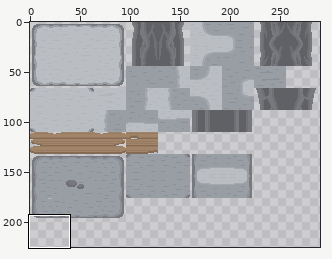
Sprite sheet: background/images/bg_rughai_out_tileset_s.png. Above, an overview of the earlier version with the close-up marked.
Close-up. Old version:
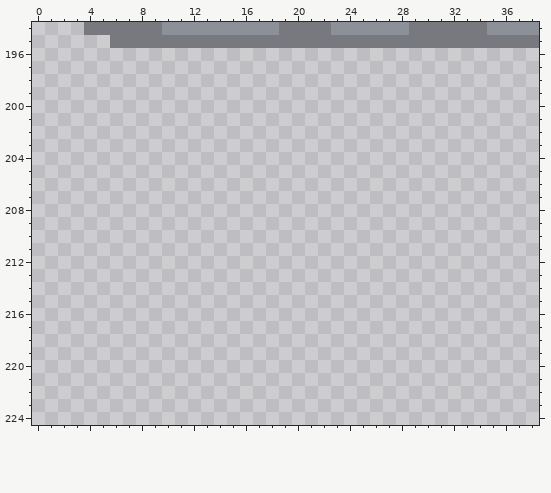
The file is 320x320 pixels. Shown: x 0..38, y 194..224. The wide view leaves out empty margins.
The result:
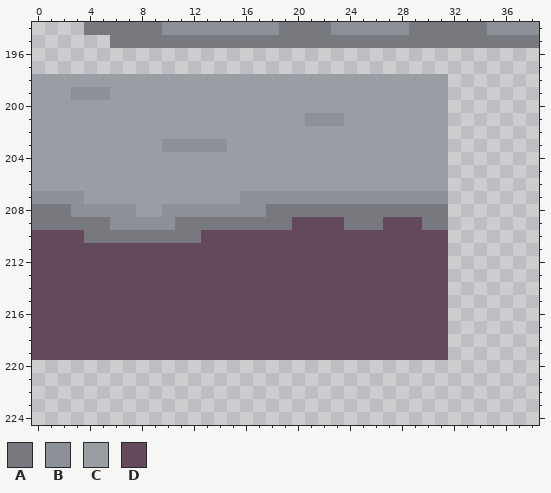
Palette (. is transparent): A #77797e  B #8c9199  C #999da4  D #63495c
From the commit log: Started transition tileset Rughai-Shieva
The exact change:
@@ x 0..38 @@
 197 .......................................
-198 .......................................
-199 .......................................
-200 .......................................
-201 .......................................
-202 .......................................
-203 .......................................
-204 .......................................
-205 .......................................
-206 .......................................
-207 .......................................
-208 .......................................
-209 .......................................
-210 .......................................
-211 .......................................
-212 .......................................
-213 .......................................
-214 .......................................
-215 .......................................
-216 .......................................
-217 .......................................
-218 .......................................
-219 .......................................
+198 CCCCCCCCCCCCCCCCCCCCCCCCCCCCCCCC.......
+199 CCCBBBCCCCCCCCCCCCCCCCCCCCCCCCCC.......
+200 CCCCCCCCCCCCCCCCCCCCCCCCCCCCCCCC.......
+201 CCCCCCCCCCCCCCCCCCCCCBBBCCCCCCCC.......
+202 CCCCCCCCCCCCCCCCCCCCCCCCCCCCCCCC.......
+203 CCCCCCCCCCBBBBBCCCCCCCCCCCCCCCCC.......
+204 CCCCCCCCCCCCCCCCCCCCCCCCCCCCCCCC.......
+205 CCCCCCCCCCCCCCCCCCCCCCCCCCCCCCCC.......
+206 CCCCCCCCCCCCCCCCCCCCCCCCCCCCCCCC.......
+207 BBBBCCCCCCCCCCCCBBBBBBBBBBBBBBBB.......
+208 AAABBBBBCCBBBBBBBBAAAAAAAAAAAAAA.......
+209 AAAAAABBBBBAAAAAAAAADDDDAAADDDAA.......
+210 DDDDAAAAAAAAADDDDDDDDDDDDDDDDDDD.......
+211 DDDDDDDDDDDDDDDDDDDDDDDDDDDDDDDD.......
+212 DDDDDDDDDDDDDDDDDDDDDDDDDDDDDDDD.......
+213 DDDDDDDDDDDDDDDDDDDDDDDDDDDDDDDD.......
+214 DDDDDDDDDDDDDDDDDDDDDDDDDDDDDDDD.......
+215 DDDDDDDDDDDDDDDDDDDDDDDDDDDDDDDD.......
+216 DDDDDDDDDDDDDDDDDDDDDDDDDDDDDDDD.......
+217 DDDDDDDDDDDDDDDDDDDDDDDDDDDDDDDD.......
+218 DDDDDDDDDDDDDDDDDDDDDDDDDDDDDDDD.......
+219 DDDDDDDDDDDDDDDDDDDDDDDDDDDDDDDD.......
 220 .......................................
Boxes around the changes in both close-ups, in picture pixels (x1, y1, x2, y2):
added: (32, 74, 448, 360)
